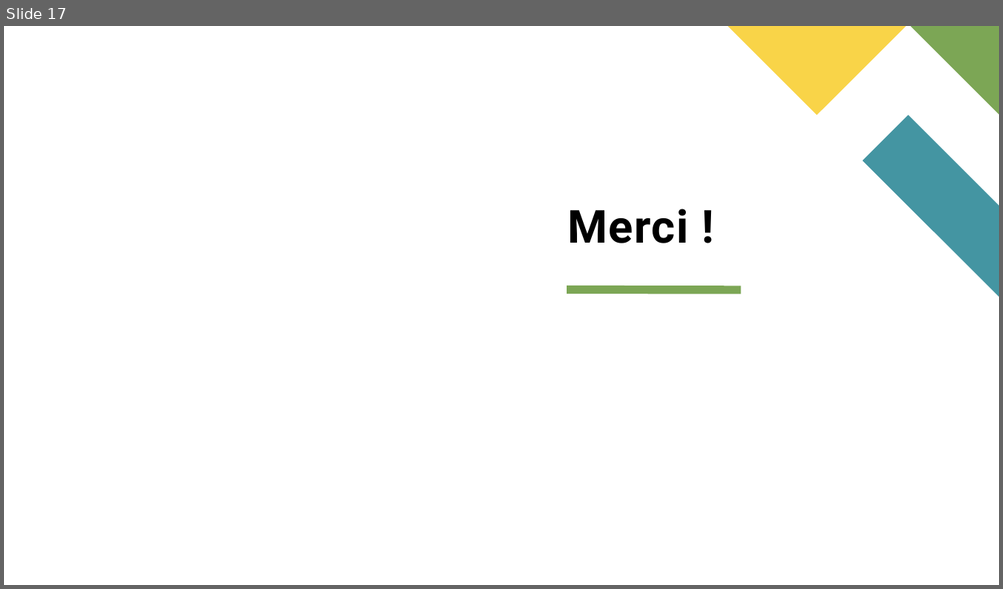
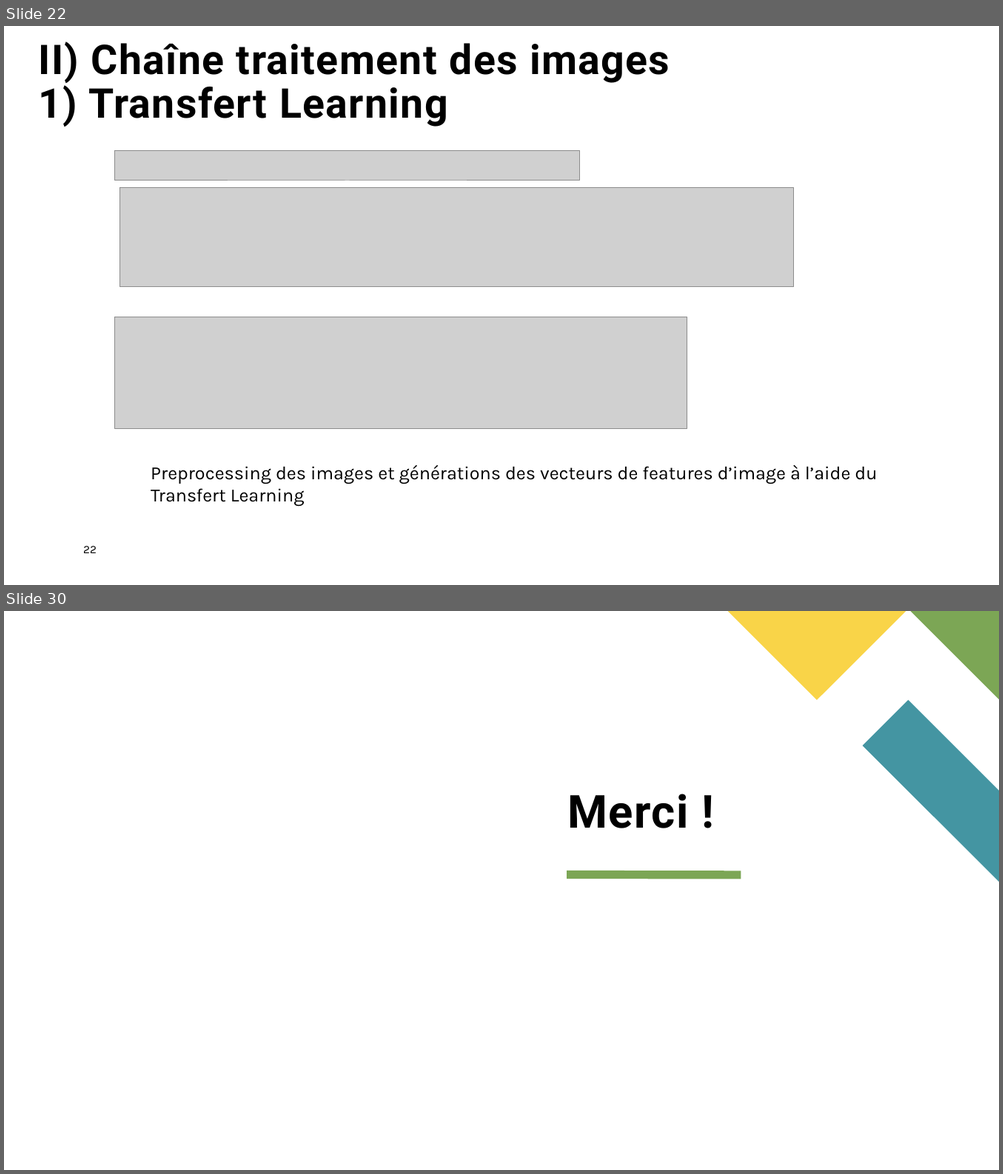
Before and after one commit to oumeima-elgharbi/P8_Data_Science_OpenClassrooms, a slide deck: P8_presentation.pptx. Shown one above the other, each under a label of ours: slide 17 before the commit, slides 22 and 30 after it; the slides between them are not shown. The pictures are 1003x589 and 1003x1174 pixels, drawn with LibreOffice and Linux fonts; fonts in the diff are those of the drawing; grey boxes stand for pictures. Boxes give left, top, right and bottom in pixels: in the first picture for what was removed or moved away, otherwise in the second. Text is boxed around its words. In the diff, an @@ line names an element or a change of style, - is before the commit and + after.

```diff
--- a/P8_presentation.pptx
+++ b/P8_presentation.pptx
@@ slide 22 added at (x1=4, y1=26, x2=999, y2=585), background #FFFFFF @@
@@ title added at (x1=39, y1=42, x2=669, y2=127), 39.6 pt, text #000000, bold @@
+II) Chaîne traitement des images
+1) Transfert Learning
@@ picture added at (x1=114, y1=150, x2=579, y2=181) @@
@@ picture added at (x1=119, y1=188, x2=794, y2=287) @@
@@ picture added at (x1=114, y1=317, x2=687, y2=429) @@
@@ text added at (x1=151, y1=465, x2=876, y2=506), 18 pt, text #000000 @@
+Preprocessing des images et générations des vecteurs de features d’image à l’aide du Transfert Learning
@@ page number added at (x1=83, y1=546, x2=96, y2=554), 11 pt, text #000000 @@
+22
@@ what was slide 17 is now slide 30 @@
```
Also in this commit, not shown: 3 slides changed, 25 other slides added, 13 slides removed, 1 other file.
